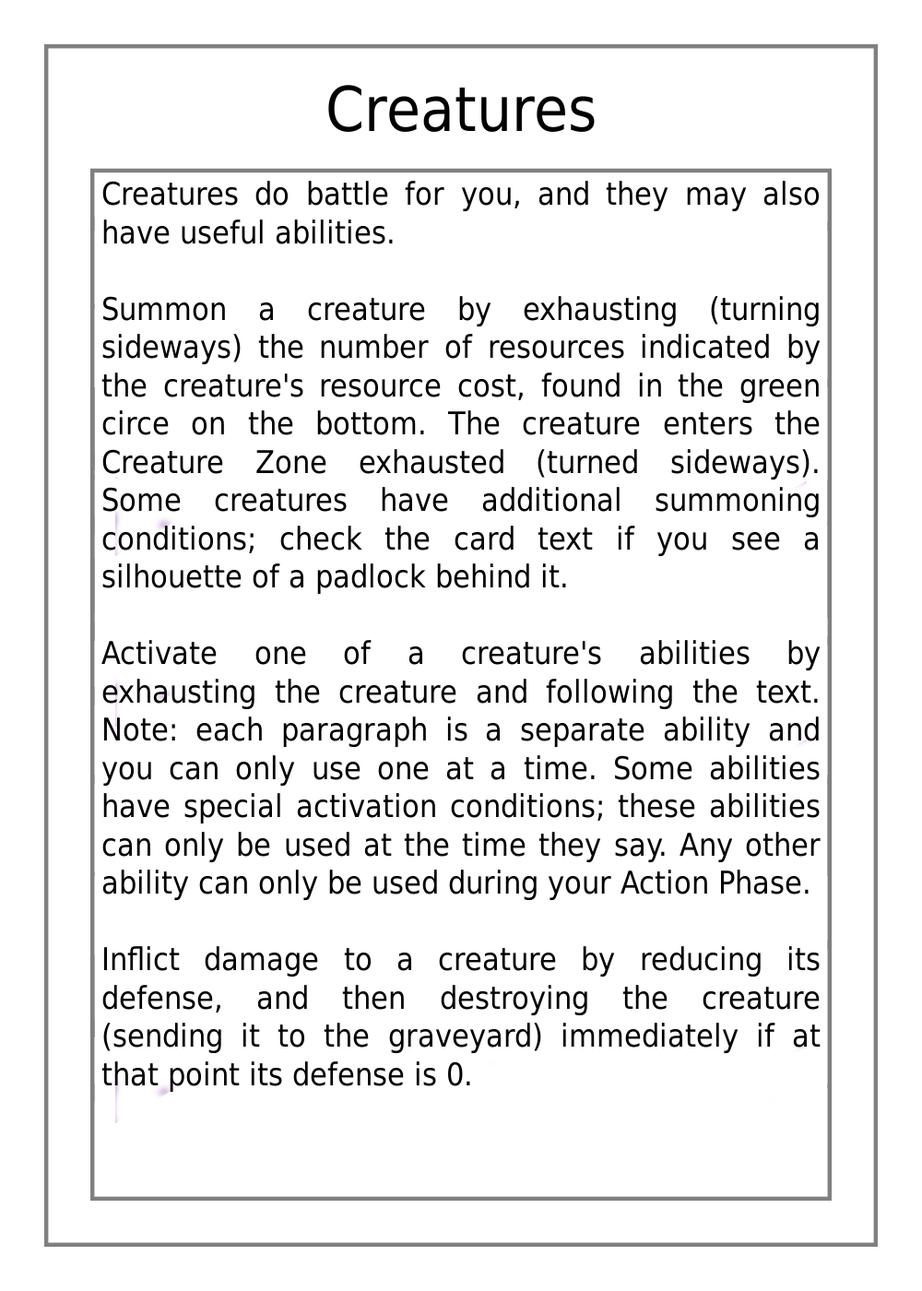
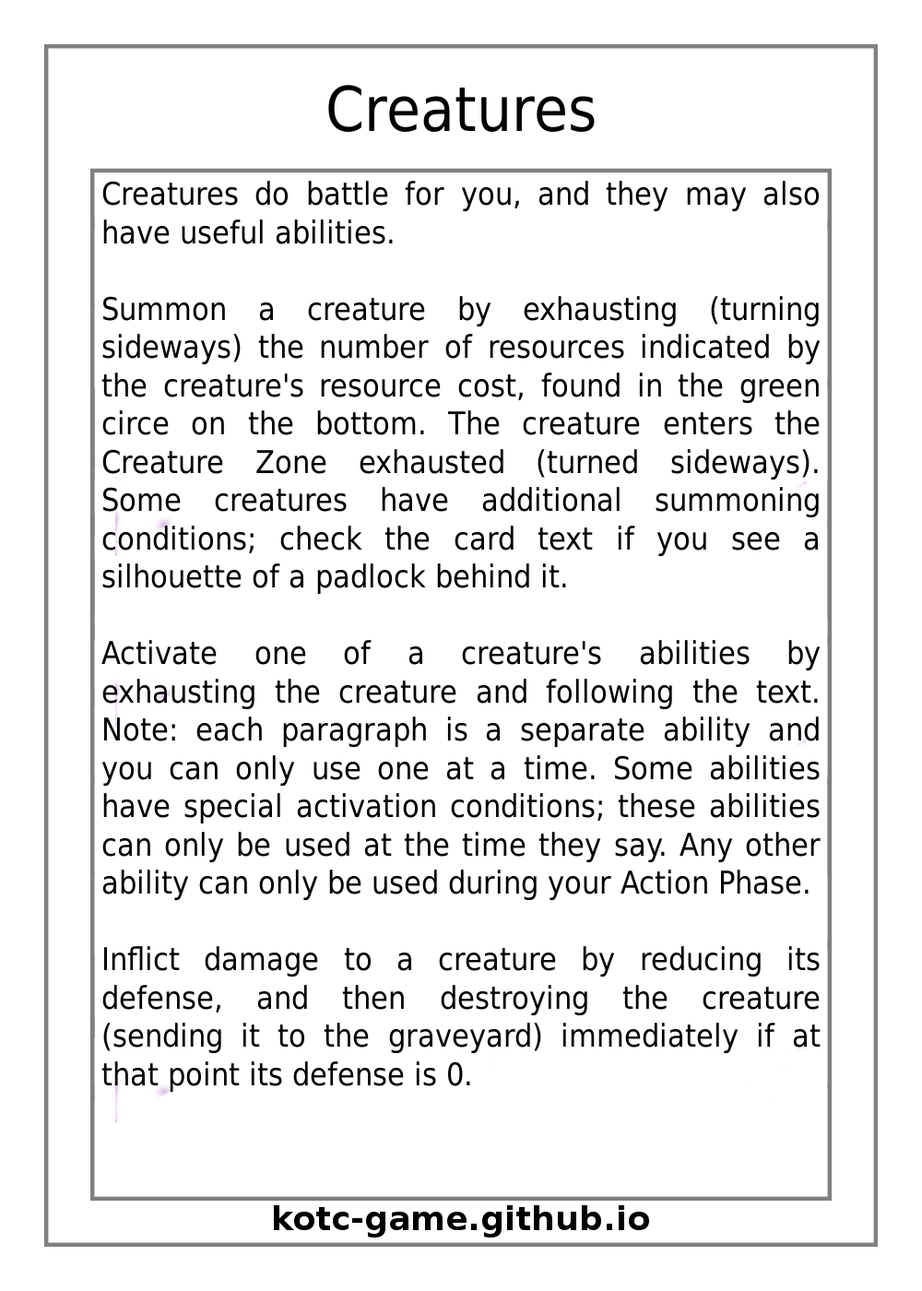
Before/after of a 922 × 1291 layered artwork. What changed in the layer stack:
added layer "Website Link" above "Tip Card Template" over [273, 1205, 650, 1238]
